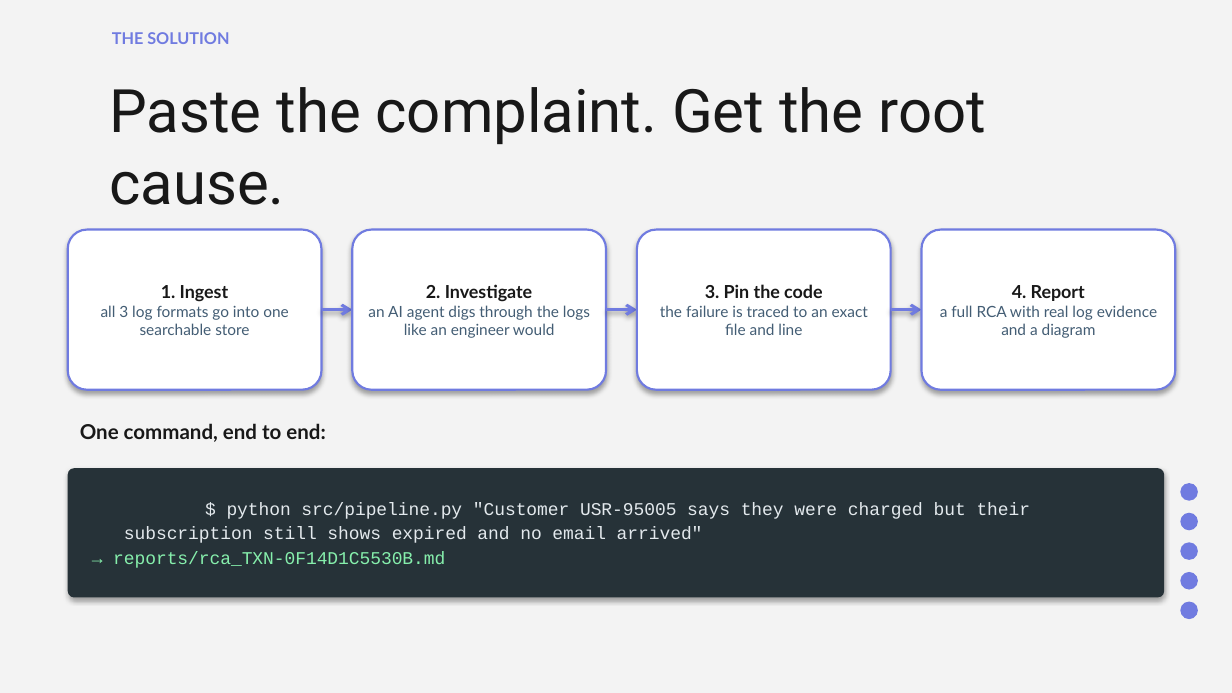
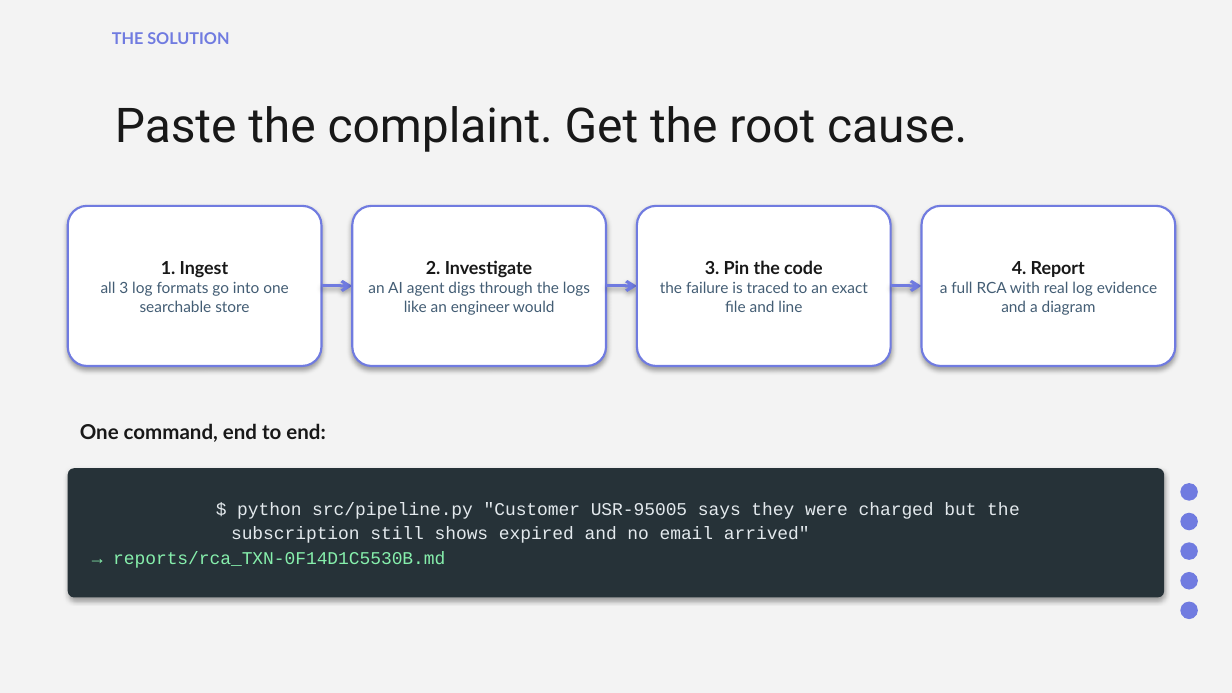
Before and after one commit to aadityaincode/Sherlog, a slide deck: slide 3 of sherlog-slides.pptx. Drawn at 1232x693 pixels with LibreOffice and Linux fonts; fonts in the diff are those of the drawing. Boxes give left, top, right and bottom in pixels: in the first picture for what was removed or moved away, otherwise in the second. Text is boxed around its words. In the diff, an @@ line names an element or a change of style, - is before the commit and + after.

```diff
--- a/sherlog-slides.pptx
+++ b/sherlog-slides.pptx
@@ title "Paste the complaint. Get the ..." moved from (x1=109, y1=87, x2=986, y2=205) to (x1=115, y1=106, x2=967, y2=152) @@
@@ title "Paste the complaint. Get the ..." at (x1=115, y1=106, x2=967, y2=152): size 35 to 28 pt @@
@@ 4 rounded rectangles, 3 arrows moved together from (x1=68, y1=229, x2=1175, y2=389) to (x1=68, y1=206, x2=1175, y2=366) @@
@@ text in rounded rectangle at (x1=237, y1=503, x2=1020, y2=519): text changed @@
-$ python src/pipeline.py "Customer USR-95005 says they were charged but their
+$ python src/pipeline.py "Customer USR-95005 says they were charged but the
```
Also in this commit, not shown: 8 other slides changed, 1 slide removed.
